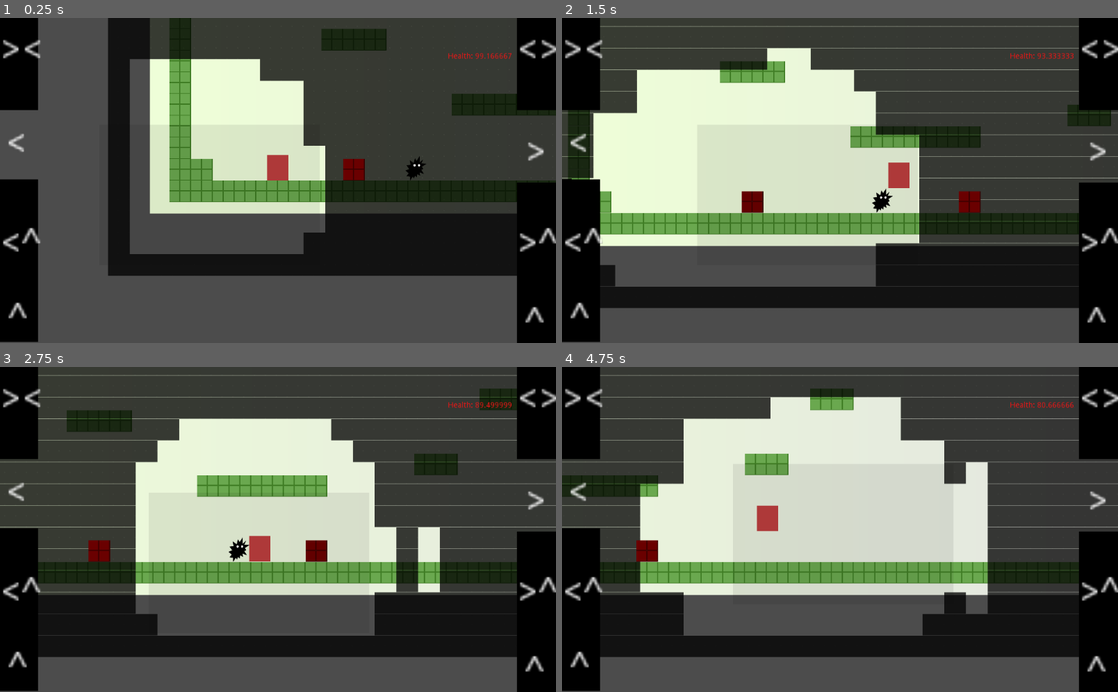
Above: before the commit, frames 1-4 (two rows, left to right).
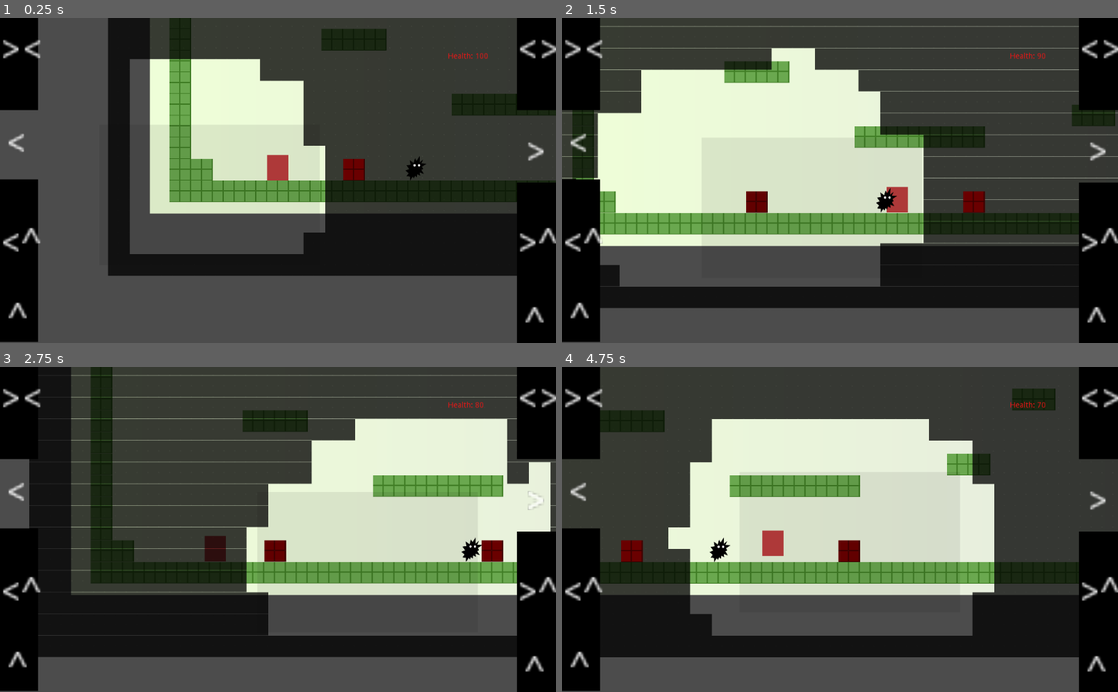
Above: after the commit, the same moments.

Repository: glitchcore/comfort
Game: Godot game, scene res://Scenes/BaseLevel.tscn
Two runs of this game, one before a commit and one after it. Both use one fixed random seed, a clock stepped at 60 frames per second and the inputs below.
Inputs:
- Up to frame 1 (0.25 s): no input
- Up to frame 2 (1.5 s): hold Right (ui_right) from 0.53 s (still down); tap Space (jump) at 0.77 s
- Up to frame 3 (2.75 s): tap Space (jump) at 1.52 s; release Right (ui_right) at 2.03 s; hold Left (ui_left) from 2.03 s (still down)
- Up to frame 4 (4.75 s): release Left (ui_left) at 2.78 s; hold Right (ui_right) 2.78-4.28 s; tap Space (jump) at 3.02, 3.77, 4.52 s; hold Left (ui_left) from 4.28 s (still down)

The runs differ from the first frame. In frame 1, less than 0.1% of the frame differs, in the area x 85-92%, y 10-13%; in frame 2, 3.5%; in frame 3, 43%, in the area x 0-99%, y 0-83%; in frame 4, 16%.

Commit message:
add enemy damage

Diff:
--- a/Actors/Enemy.gd
+++ b/Actors/Enemy.gd
@@ -1,4 +1,7 @@
 extends KinematicBody2D
+
+const DAMAGE_LEVEL = 10
+onready var player_data = get_node("/root/BaseLevel/PlayerData")
 
 export var speed = 100
 var direction = 1
@@ -16,3 +19,7 @@
 		speed * direction,
 		gravity
 	), Vector2.UP)
+
+func _on_Area2D_body_entered(body: Node) -> void:
+	if body.name == "Player":
+		player_data.take_damage(DAMAGE_LEVEL)
--- a/Actors/Enemy.tscn
+++ b/Actors/Enemy.tscn
@@ -7,11 +7,11 @@
 extents = Vector2( 17.5, 22.5 )
 
 [sub_resource type="RectangleShape2D" id=4]
-extents = Vector2( 16.25, 21 )
+extents = Vector2( 19, 24 )
 
 [node name="Enemy" type="KinematicBody2D"]
-collision_layer = 2
-collision_mask = 0
+collision_layer = 16
+collision_mask = 9
 script = ExtResource( 2 )
 
 [node name="Enemy" type="Sprite" parent="."]
@@ -24,9 +24,11 @@
 shape = SubResource( 3 )
 
 [node name="Area2D" type="Area2D" parent="."]
-collision_layer = 2
-collision_mask = 4
+collision_layer = 16
+collision_mask = 2
 
 [node name="CollisionShape2D" type="CollisionShape2D" parent="Area2D"]
-position = Vector2( -0.25, -23 )
+position = Vector2( 0, -23 )
 shape = SubResource( 4 )
+
+[connection signal="body_entered" from="Area2D" to="." method="_on_Area2D_body_entered"]
--- a/Actors/Player.gd
+++ b/Actors/Player.gd
@@ -67,13 +67,13 @@
 		emit_signal("stomped")
 
 
-func _on_Area2D_body_entered(body: Node) -> void:
-	print(body.name, " exited")
+func _on_Area2D_body_entered(_body: Node) -> void:
+	#print(body.name, " exited")
 	player_data.in_comfort_zone = false
 
 
-func _on_Area2D_body_exited(body: Node) -> void:
-	print(body.name, " entered")
+func _on_Area2D_body_exited(_body: Node) -> void:
+	#print(body.name, " entered")
 	player_data.in_comfort_zone = true
 
 #func _on_Player_killed() -> void:
--- a/Autoload/PlayerData.gd
+++ b/Autoload/PlayerData.gd
@@ -5,7 +5,7 @@
 signal damaged(by)
 signal killed()
 
-const HP_MAX = 100.0
+const HP_MAX = 100
 var hp = HP_MAX setget set_health
 var in_comfort_zone = true
 
@@ -29,9 +29,8 @@
 	#in_comfort_zone = true
 
 
-func take_damage(impact):
-	impact = clamp(impact, 0.0, 1.0)
-	var damage = HP_MAX * impact
+func take_damage(impact: int):
+	var damage = HP_MAX * impact / 100
 	var prev_hp = hp
 	hp -= damage
 	hp = clamp(hp, 0, HP_MAX)
@@ -41,6 +40,6 @@
 		emit_signal("damaged")
 		pass
 
-	if hp <= 0.0:
+	if hp <= 0:
 		# for killed animation
 		emit_signal("killed")
--- a/Scenes/BaseLevel.tscn
+++ b/Scenes/BaseLevel.tscn
@@ -71,8 +71,6 @@
 
 [node name="Enemy" parent="." instance=ExtResource( 7 )]
 position = Vector2( 429, -61 )
-collision_layer = 16
-collision_mask = 11
 
 [node name="PlayerData" parent="." instance=ExtResource( 8 )]
 
--- a/project.godot
+++ b/project.godot
@@ -13,6 +13,10 @@
 config/name="comfort"
 run/main_scene="res://Scenes/BaseLevel.tscn"
 config/icon="res://icon.png"
+
+[autoload]
+
+PlayerData="*res://Autoload/PlayerData.tscn"
 
 [gui]
 
